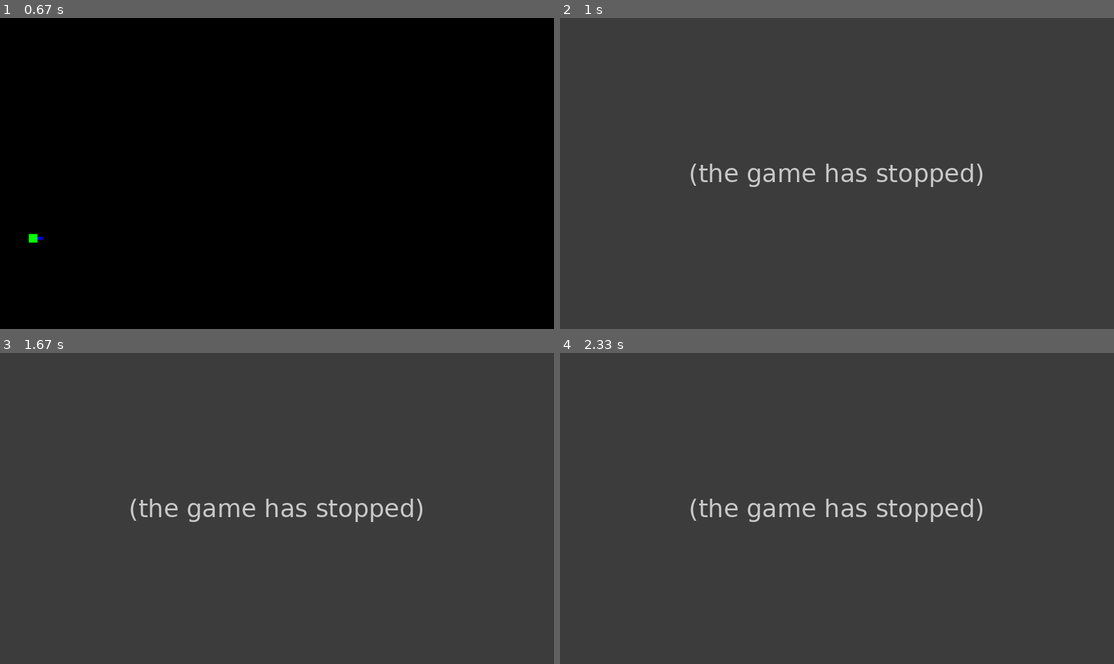
Above: before the commit, frames 1-4 (two rows, left to right).
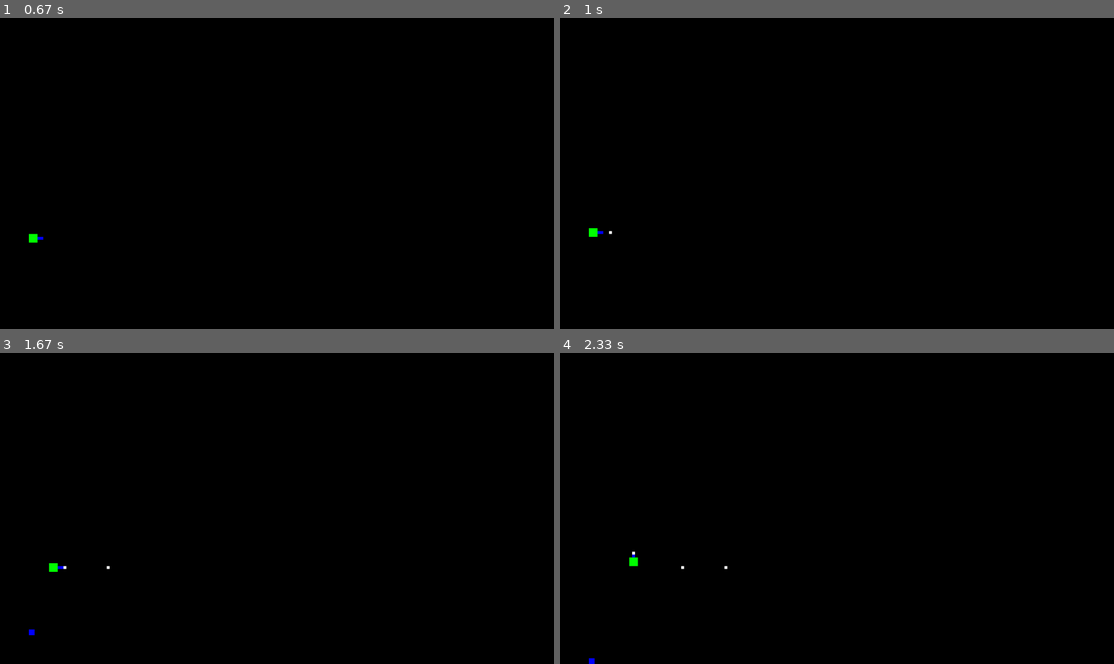
Above: after the commit, the same moments.

Repository: vasp03/TankGame
Game: pygame game, started from pygame/main.py
Same seed, same stepped clock (60 frames per second), same inputs: the game is played once before the commit and once after it.
Inputs:
- Up to frame 1 (0.67 s): hold W from 0.33 s (still down); hold Right from 0.33 s (still down)
- Up to frame 2 (1 s): release W at 0.8 s; release Right at 0.8 s; tap Space at 0.83 s
- Up to frame 3 (1.67 s): hold R 1.17-1.63 s; hold Right 1.17-1.63 s; hold D 1.17-1.63 s; tap Space at 1.23, 1.53 s
- Up to frame 4 (2.33 s): hold Right 1.67-2.13 s; hold D 1.67-2.13 s; tap Space at 1.73, 2.03, 2.23 s; hold Up from 2.17 s (still down); hold W from 2.17 s (still down)

Frame 1 is identical in both runs. In frame 2, 100% of the frame differs, in the area x 0-100%, y 0-100%; in frame 3, 100%; in frame 4, 100%.
Error before the commit: ValueError: setting an array element with a sequence. The requested array has an inhomogeneo...; the game stopped at 0.67 s (later frames are placeholders)

Commit message:
Update main.py

Diff:
--- a/pygame/main.py
+++ b/pygame/main.py
@@ -9,6 +9,8 @@
 fps_speed = 15
 window_x, window_y = pygame.display.set_mode().get_size()
 
+print("Window size:",window_x,"X",window_y)
+
 # defining colors
 black = pygame.Color(0, 0, 0)
 white = pygame.Color(255, 255, 255)
@@ -21,7 +23,9 @@
 
 # Initialise game window
 pygame.display.set_caption('Ett spel, I guess')
+
 game_window = pygame.display.set_mode((0, 0))
+
 fps = pygame.time.Clock()
 
 shoot_delay_time = 10
@@ -47,22 +51,38 @@
                 existed=True
         if not existed: same=False
     return Id
-def find(m):
-            for x, new_val in enumerate(tank_bullet.bullets):
-                try:
-                    y = new_val.index(m)
-                except ValueError:
-                    continue
-                yield x, y
 def trueFalse():
     global ret
     global rand
 
     rand = random.randrange(0,2)
-    print(rand)
     if rand != 1: ret=True
     else: ret=False
     return ret
+def findIndex(searchValue,searchArray):
+    try:
+        return searchArray.index(searchValue)
+    except:
+        return -1
+def existsInArray(refrenceValue,searchArray,searchIndex):
+    retVal=False
+    for search in searchArray:
+        if refrenceValue == search[searchIndex]:
+            retVal = True
+    return retVal
+def countArray(array):
+    i=0
+    for j in array:
+        i+=1
+    return i
+def render():
+    player.renderPlayer()
+    enemy.renderEnemy()
+    tank_bullet.renderBullet()
+def moveObjects():
+    enemy.moveEnemy()
+    tank_bullet.move_bullet()
+
 
 class enemy:
     enemys = []
@@ -73,90 +93,50 @@
     def spawn(timer):
         if timer:
             if random.randrange(0,20) == 0:
-                enemy.spawnSpawn()
-        else:
-            enemy.spawnSpawn()
-
-    def spawnSpawn():
-        direction = [trueFalse(),trueFalse()] #x,y starting from 11:up 10:left 01:right 00:down
-        Id = randId(enemy.enemys, 2)
-
-        newPosX = random.randrange(0,window_x-10)
-        newPosY = random.randrange(0,window_y-10)
-
-        if direction == [True,True]:
-            enemy.enemys.append([newPosX,0,direction,Id])
-        elif direction == [True,False]:
-            enemy.enemys.append([0,newPosY,direction,Id])
-        elif direction == [False,False]:
-            enemy.enemys.append([newPosX,window_y,direction,Id])
-        elif direction == [False,True]:
-            enemy.enemys.append([window_x,newPosY,direction,Id])
-
-        print(newPosX,newPosY, direction,trueFalse())
+                spawnSpawn()
+            else:
+                spawnSpawn()
+
+            def __spawnSpawn():
+                direction = [trueFalse(),trueFalse()] #x,y starting from 11:up 10:left 01:right 00:down
+                Id = randId(enemy.enemys, 2)
+
+                newPosX = random.randrange(0,window_x-10)
+                newPosY = random.randrange(0,window_y-10)
+
+                if direction == [True,True]:
+                    enemy.enemys.append([newPosX,0,direction,Id])
+                elif direction == [True,False]:
+                    enemy.enemys.append([0,newPosY,direction,Id])
+                elif direction == [False,False]:
+                    enemy.enemys.append([newPosX,window_y,direction,Id])
+                elif direction == [False,True]:
+                    enemy.enemys.append([window_x,newPosY,direction,Id])
 
     def moveEnemy():
-        if np.array(enemy.enemys).size!=0:
+        if len(enemy.enemys) != 0:
             for theEnemy in enemy.enemys:
-                index = [z for z in find(theEnemy[3])][0][0]
+                index = findIndex(theEnemy, enemy.enemys)
                 if theEnemy[2] == [True,True]:
+                    enemy.enemys[index][1]+=10
+                    if enemy.enemys[index][1] < 0:
+                        enemy.enemys.remove(enemy.enemys[index])
+                elif theEnemy[2] == [True,False]:
+                    enemy.enemys[index][0]+=10
+                    if enemy.enemys[index][1] < 0:
+                        enemy.enemys.remove(enemy.enemys[index])
+                elif theEnemy[2] == [False,False]:
+                    enemy.enemys[index][1]-=10
+                    if enemy.enemys[index][1] > window_x:
+                        enemy.enemys.remove(enemy.enemys[index])
+                elif theEnemy[2] == [False,True]:
                     enemy.enemys[index][0]-=10
-                elif theEnemy[2] == [True,False]:
-                    enemy.enemys[index][1]+=10
-                elif theEnemy[2] == [False,False]:
-                    enemy.enemys[index][0]+=10
-                elif theEnemy[2] == [False,True]:
-                    enemy.enemys[index][1]-=10
+                    if enemy.enemys[index][1] > window_y:
+                        enemy.enemys.remove(enemy.enemys[index])
 
     def renderEnemy():
         for theEnemy in enemy.enemys:
             pygame.draw.rect(game_window, blue, pygame.Rect(theEnemy[0], theEnemy[1], 20, 20))
-
-class tank_bullet:
-    direction = [False,False] #x,y facing the canon 11:up 10:left 01:right 00:down
-    bullets = []
-
-    def __init__(self,direction,bullets):
-        self.direction = directionv
-        self.bullets = bullets
-
-    def shoot():
-        global shoot_delay
-        global shoot_delay_time
-        shoot_delay=shoot_delay_time
-        Id = randId(tank_bullet.bullets,3)
-
-        if player.canon_direction==[True,True]:
-            tank_bullet.bullets.append([body_pos[0]+10, body_pos[1]-30, [True,True], Id])
-        elif player.canon_direction==[True,False]:
-            tank_bullet.bullets.append([body_pos[0]-30, body_pos[1]+10, [True,False], Id])
-        elif player.canon_direction==[False,True]:
-            tank_bullet.bullets.append([body_pos[0]+50, body_pos[1]+10, [False,True], Id])
-        elif player.canon_direction==[False,False]:
-            tank_bullet.bullets.append([body_pos[0]+10, body_pos[1]+50, [False,False], Id])
-
-    def move_bullet():
-        if np.array(tank_bullet.bullets).size != 0:
-            for bullet in tank_bullet.bullets:
-                pygame.draw.rect(game_window, white, pygame.Rect(bullet[0],bullet[1], 10, 10))
-                index = [z for z in find(bullet[3])][0][0]
-
-                if bullet[2]==[True,True]:
-                    tank_bullet.bullets[index][1]-=bullet_speed
-                    if tank_bullet.bullets[index][1] < 0:
-                        tank_bullet.bullets.pop(index)
-                elif bullet[2]==[True,False]:
-                    tank_bullet.bullets[index][0]-=bullet_speed
-                    if tank_bullet.bullets[index][1] < 0:
-                        tank_bullet.bullets.pop(index)
-                elif bullet[2]==[False,True]:
-                    tank_bullet.bullets[index][0]+=bullet_speed
-                    if tank_bullet.bullets[index][1] > window_x:
-                        tank_bullet.bullets.pop(index)
-                elif bullet[2]==[False,False]:
-                    tank_bullet.bullets[index][1]+=bullet_speed
-                    if tank_bullet.bullets[index][1] > window_y:
-                        tank_bullet.bullets.pop(index)
 
 class player:
     up = False
@@ -171,10 +151,10 @@
         self.left = left
         self.right = right
         self.canon_direction = canon_direction
-
-    def draw_player():
+        # self.tankBullet = self.tank_bullet()
+
+    def renderPlayer():
         pygame.draw.rect(game_window, green, pygame.Rect(body_pos[0], body_pos[1], 30, 30))
-
 
         if player.canon_direction==[True,True]:
             pygame.draw.rect(game_window, blue, pygame.Rect(body_pos[0]+10, body_pos[1]-10, 10, 10))
@@ -220,6 +200,8 @@
                 if event.key == pygame.K_SPACE:
                     if shoot_delay == 0:
                         tank_bullet.shoot()
+                if event.key == pygame.K_r:
+                    enemy.enemys=[[100,900,[True,True],1]]
 
             if event.type == pygame.KEYUP:
                 if event.key == pygame.K_w:
@@ -245,6 +227,59 @@
             if body_pos[0] < window_x - 30:
                 body_pos[0] += 10
 
+class tank_bullet:
+    direction = [False,False] #x,y facing the canon 11:up 10:left 01:right 00:down
+    bullets = []
+
+    def __init__(self,direction,bullets):
+        self.direction = directionv
+        self.bullets = bullets
+
+    def shoot():
+        global shoot_delay
+        global shoot_delay_time
+        shoot_delay=shoot_delay_time
+        Id = randId(tank_bullet.bullets,3)
+
+        if player.canon_direction==[True,True]:
+            tank_bullet.bullets.append([body_pos[0]+10, body_pos[1]-30, [True,True], Id])
+        elif player.canon_direction==[True,False]:
+            tank_bullet.bullets.append([body_pos[0]-30, body_pos[1]+10, [True,False], Id])
+        elif player.canon_direction==[False,True]:
+            tank_bullet.bullets.append([body_pos[0]+50, body_pos[1]+10, [False,True], Id])
+        elif player.canon_direction==[False,False]:
+            tank_bullet.bullets.append([body_pos[0]+10, body_pos[1]+50, [False,False], Id])
+
+    def renderBullet():
+        if len(tank_bullet.bullets) != 0:
+            for bullet in tank_bullet.bullets:
+                pygame.draw.rect(game_window, white, pygame.Rect(bullet[0],bullet[1], 10, 10))
+
+    def move_bullet():
+        if len(tank_bullet.bullets) != 0:
+            for bullet in tank_bullet.bullets:
+                index = findIndex(bullet, tank_bullet.bullets)
+
+                if bullet[2]==[True,True]:
+                    tank_bullet.bullets[index][1]-=bullet_speed
+                    if tank_bullet.bullets[index][1] < 0:
+                        tank_bullet.bullets.remove(tank_bullet.bullets[index])
+                elif bullet[2]==[True,False]:
+                    tank_bullet.bullets[index][0]-=bullet_speed
+                    if tank_bullet.bullets[index][1] < 0:
+                        tank_bullet.bullets.remove(tank_bullet.bullets[index])
+                elif bullet[2]==[False,True]:
+                    tank_bullet.bullets[index][0]+=bullet_speed
+                    if tank_bullet.bullets[index][1] > window_x:
+                        tank_bullet.bullets.remove(tank_bullet.bullets[index])
+                elif bullet[2]==[False,False]:
+                    tank_bullet.bullets[index][1]+=bullet_speed
+                    if tank_bullet.bullets[index][1] > window_y:
+                        tank_bullet.bullets.remove(tank_bullet.bullets[index])
+
+# tank_bullet.bullets=[[100,900,[True,True],2]]
+# enemy.enemys=[[100,900,[True,True],1]]
+
 while True:
     player.input()
     player.player_movement()
@@ -254,13 +289,12 @@
 
     game_window.fill(black)
 
-    enemy.spawn(True)
-
-    player.draw_player()
-    enemy.renderEnemy()
-
-    enemy.moveEnemy()
-    tank_bullet.move_bullet()
+    # enemy.spawn(True)
+
+    # checkCollision(tank_bullet.bullets, enemy.enemys)
+
+    render()
+    moveObjects()
 
     if shoot_delay != 0:
         shoot_delay-=1
